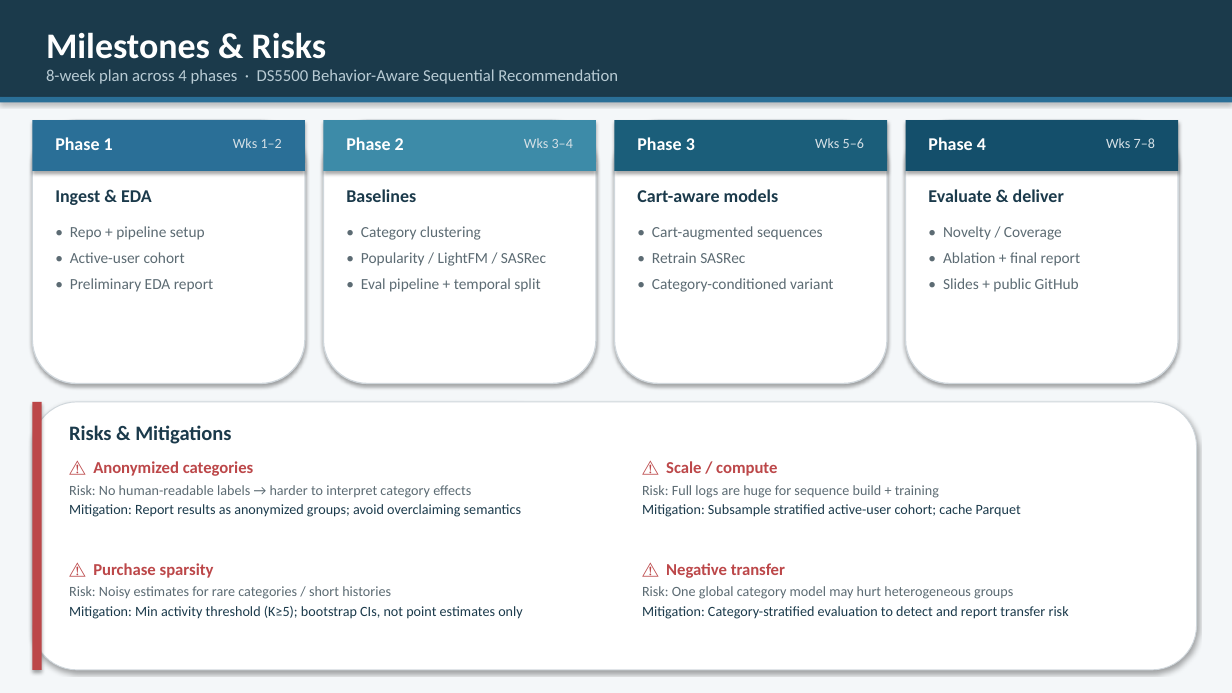
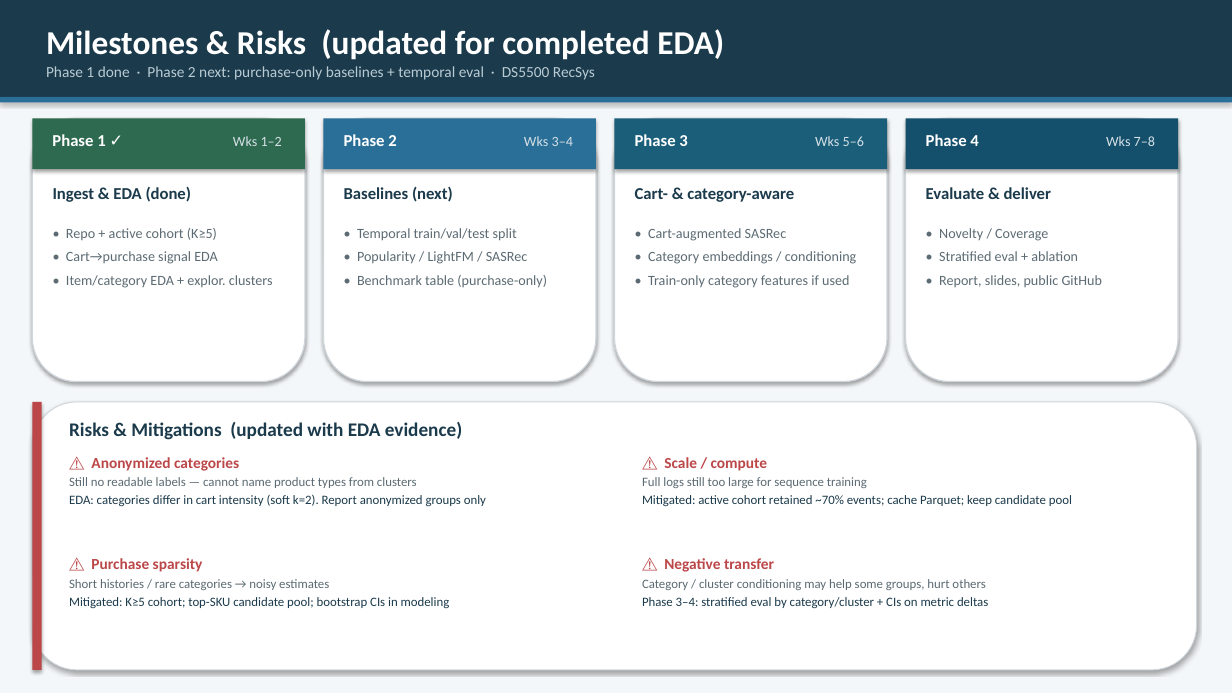
Before and after one commit to leeshirley2002/DS5500_RecSys, a slide deck: slide 1 of presentation/Milestones_and_Risks_Slide.pptx. Drawn at 1232x693 pixels with LibreOffice and Linux fonts; fonts in the diff are those of the drawing. Boxes give left, top, right and bottom in pixels: in the first picture for what was removed or moved away, otherwise in the second. Text is boxed around its words. In the diff, an @@ line names an element or a change of style, - is before the commit and + after.

```diff
--- a/presentation/Milestones_and_Risks_Slide.pptx
+++ b/presentation/Milestones_and_Risks_Slide.pptx
@@ text at bbox=[46, 29, 724, 60]: text changed; size 28 to 26 pt @@
-Milestones & Risks
+Milestones & Risks (updated for completed EDA)
@@ text at bbox=[46, 66, 595, 80]: text changed; size 13 to 12 pt @@
-8-week plan across 4 phases · DS5500 Behavior-Aware Sequential Recommendation
+Phase 1 done · Phase 2 next: purchase-only baselines + temporal eval · DS5500 RecSys
@@ rectangle at bbox=[32, 118, 305, 169]: fill #2A6F97 to #2D6A4F @@
@@ rectangle at bbox=[323, 118, 596, 169]: fill #3D8BA8 to #2A6F97 @@
@@ text at bbox=[52, 134, 105, 146]: text changed; size 14 to 13 pt @@
-Phase 1
+Phase 1 ✓
@@ size 14 to 13 pt in 4 elements at bbox=[926, 187, 1051, 199], bbox=[344, 134, 396, 146], bbox=[635, 134, 687, 146], bbox=[926, 134, 978, 146] @@
@@ text at bbox=[53, 186, 192, 202]: text changed; size 14 to 13 pt @@
-Ingest & EDA
+Ingest & EDA (done)
@@ text at bbox=[344, 187, 453, 202]: text changed; size 14 to 13 pt @@
-Baselines
+Baselines (next)
@@ text at bbox=[635, 188, 794, 202]: text changed; size 14 to 13 pt @@
-Cart-aware models
+Cart- & category-aware
@@ text at bbox=[66, 228, 273, 288]: text changed; size 12 to 11 pt @@
-• Repo + pipeline setup
-• Active-user cohort
-• Preliminary EDA report
+• Repo + active cohort (K≥5)
+• Cart→purchase signal EDA
+• Item/category EDA + explor. clusters
@@ text at bbox=[357, 228, 517, 241]: text changed; size 12 to 11 pt @@
-• Category clustering
+• Temporal train/val/test split
@@ text at bbox=[648, 228, 856, 288]: text changed; size 12 to 11 pt @@
-• Cart-augmented sequences
-• Retrain SASRec
-• Category-conditioned variant
+• Cart-augmented SASRec
+• Category embeddings / conditioning
+• Train-only category features if used
@@ text at bbox=[939, 228, 1048, 241]: size 12 to 11 pt in "• Novelty / Coverage" @@
@@ text at bbox=[357, 251, 528, 264]: size 12 to 11 pt in "• Popularity / LightFM / SASRec"; less space between paragraphs @@
@@ text at bbox=[939, 251, 1103, 287]: text changed; size 12 to 11 pt @@
-• Ablation + final report
-• Slides + public GitHub
+• Stratified eval + ablation
+• Report, slides, public GitHub
@@ text at bbox=[357, 275, 547, 287]: text changed; size 12 to 11 pt @@
-• Eval pipeline + temporal split
+• Benchmark table (purchase-only)
@@ text at bbox=[69, 422, 462, 440]: text changed; size 16 to 15 pt @@
-Risks & Mitigations
+Risks & Mitigations (updated with EDA evidence)
@@ text at bbox=[69, 477, 486, 506]: text changed; size 11 to 10 pt @@
-Risk: No human-readable labels → harder to interpret category effects
-Mitigation: Report results as anonymized groups; avoid overclaiming semantics
+Still no readable labels — cannot name product types from clusters
+EDA: categories differ in cart intensity (soft k=2). Report anonymized groups only
@@ text at bbox=[91, 457, 239, 471]: size 13 to 12 pt in "⚠ Anonymized categories" @@
@@ text at bbox=[642, 477, 1072, 506]: text changed; size 11 to 10 pt @@
-Risk: Full logs are huge for sequence build + training
-Mitigation: Subsample stratified active-user cohort; cache Parquet
+Full logs still too large for sequence training
+Mitigated: active cohort retained ~70% events; cache Parquet; keep candidate pool
@@ text at bbox=[664, 457, 768, 471]: size 13 to 12 pt in "⚠ Scale / compute" @@
@@ text at bbox=[91, 558, 203, 572]: size 13 to 12 pt in "⚠ Purchase sparsity" @@
@@ text at bbox=[664, 558, 774, 572]: size 13 to 12 pt in "⚠ Negative transfer" @@
@@ text at bbox=[69, 579, 450, 608]: text changed; size 11 to 10 pt @@
-Risk: Noisy estimates for rare categories / short histories
-Mitigation: Min activity threshold (K≥5); bootstrap CIs, not point estimates only
+Short histories / rare categories → noisy estimates
+Mitigated: K≥5 cohort; top-SKU candidate pool; bootstrap CIs in modeling
@@ text at bbox=[642, 579, 988, 608]: text changed; size 11 to 10 pt @@
-Risk: One global category model may hurt heterogeneous groups
-Mitigation: Category-stratified evaluation to detect and report transfer risk
+Category / cluster conditioning may help some groups, hurt others
+Phase 3–4: stratified eval by category/cluster + CIs on metric deltas
```
Also in this commit, not shown: 2 other files.
